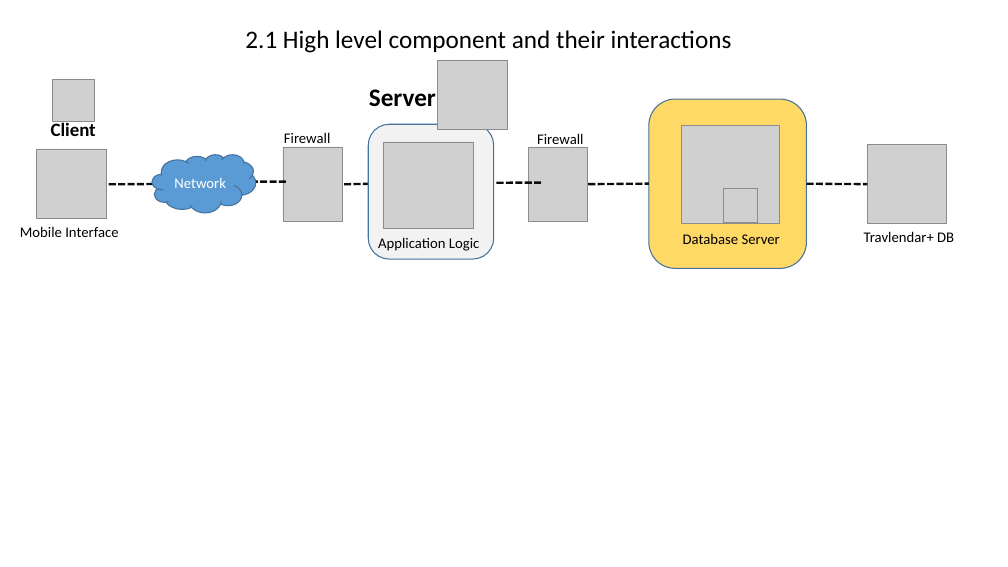
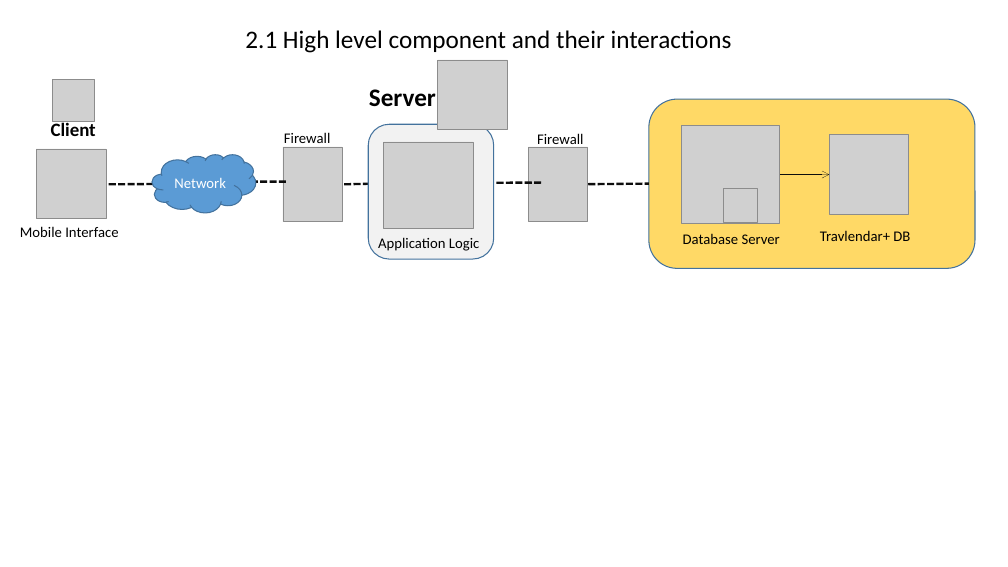
Before and after one commit to AndreaMazzeo289/RASD_DD_Travlendar, a slide deck: slide 1 of Design Documents/Architecture.pptx. Drawn at 1008x567 pixels with LibreOffice and Linux fonts; fonts in the diff are those of the drawing; grey boxes stand for pictures. Boxes give left, top, right and bottom in pixels: in the first picture for what was removed or moved away, otherwise in the second. Text is boxed around its words. In the diff, an @@ line names an element or a change of style, - is before the commit and + after.

```diff
--- a/Design Documents/Architecture.pptx
+++ b/Design Documents/Architecture.pptx
@@ rounded rectangle: place and size @@
-rounded rectangle at (649, 99, 807, 268)
+rounded rectangle at (649, 99, 975, 268)
@@ picture: place and size @@
-picture at (867, 144, 947, 224)
+picture at (830, 135, 909, 214)
@@ line moved from (807, 184) - (867, 185) to (830, 175) - (780, 175) @@
@@ line (830, 175) - (780, 175): line to arrow; stroke #0D0D0D 2.25 pt dashed to #0D0D0D 0.25 pt @@
@@ text "Travlendar+ DB": place and size @@
-text "Travlendar+ DB" at (864, 231, 954, 242)
+text "Travlendar+ DB" at (820, 230, 910, 241)
```
Also in this commit, not shown: 3 other files.
